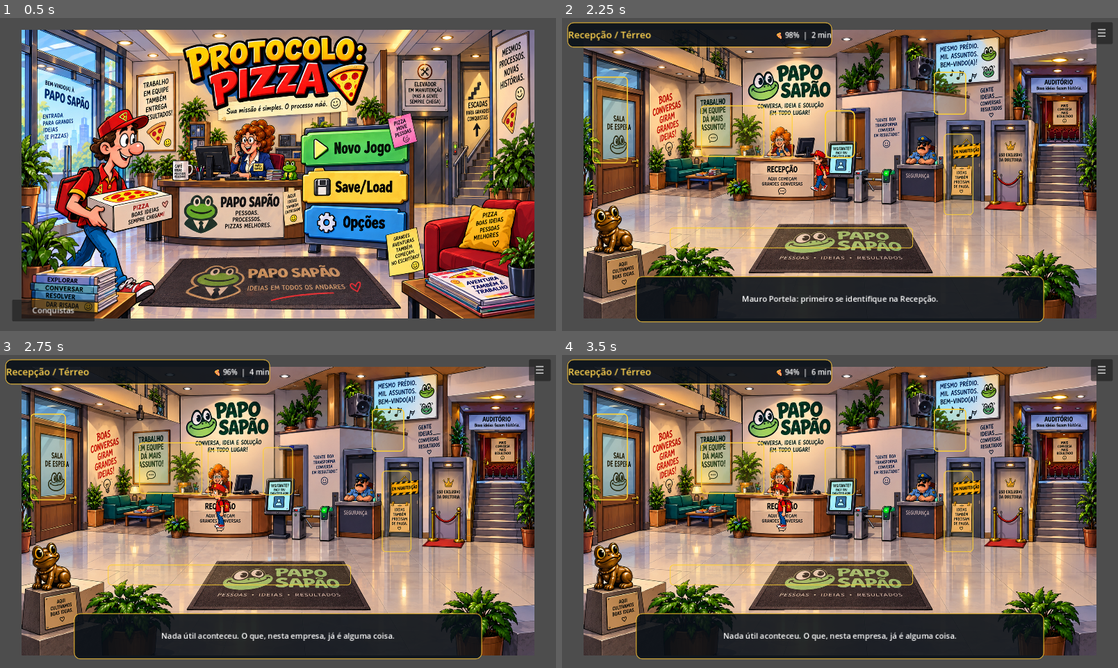
Above: before the commit, frames 1-4 (two rows, left to right).
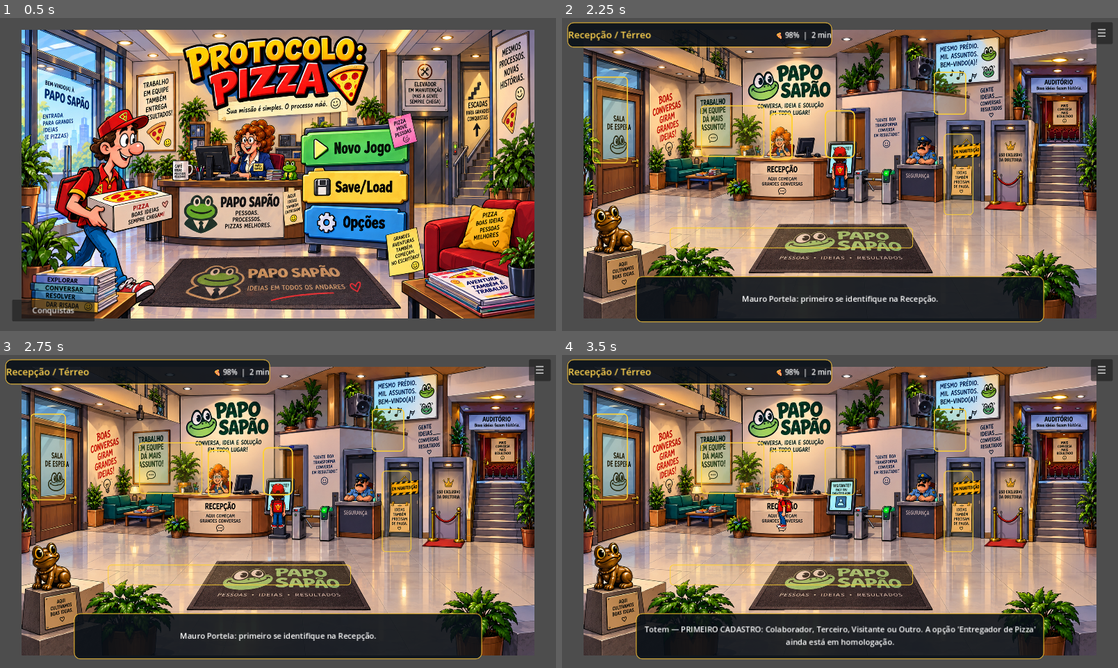
Above: after the commit, the same moments.

Repository: washincofer/protocolo-pizza
Game: Godot game, scene res://scenes/Main.tscn
Same seed, same stepped clock (60 frames per second), same inputs: the game is played once before the commit and once after it.
Inputs (mouse positions are in pixels of both pictures, inside the frame that each line leads up to):
- Up to frame 1 (0.5 s): no input
- Up to frame 2 (2.25 s): click (917, 146) at 0.5 s; click (834, 121) at 1.27 s; click (834, 149) at 2.02 s
- Up to frame 3 (2.75 s): no input
- Up to frame 4 (3.5 s): click (778, 473) at 2.77 s

Frame 1 is identical in both runs. In frame 2, 0.6% of the frame differs, in the area x 37-52%, y 30-56%; in frame 3, 1.3%; in frame 4, 1.6%, in the area x 14-86%, y 4-94%.
Error in both runs: Attempted to free a locked object (calling or emitting). (res://scripts/main.gd:21)

Commit message:
Integra Totem de Primeiro Cadastro na Recepção

Diff:
--- a/godot/scripts/subarea_manager.gd
+++ b/godot/scripts/subarea_manager.gd
@@ -89,6 +89,7 @@
 	"reception": {
 		"Balcão da Recepção": "dialogue_receptionist",
 		"Sofá de Espera": "reception_waiting_room",
+		"Totem Primeiro Cadastro": "reception_totem",
 		"Auditório": "reception_auditorium"
 	},
 	"innovation": {
@@ -165,6 +166,8 @@
 		var target := str(entries[tooltip])
 		if target == "dialogue_receptionist":
 			overlay.pressed.connect(_open_receptionist_dialogue)
+		elif target == "reception_totem":
+			overlay.pressed.connect(_open_reception_totem)
 		else:
 			overlay.pressed.connect(_enter_subarea.bind(target))
 		main.add_child(overlay)
@@ -308,6 +311,12 @@
 	if main != null and main.has_method("show_game"):
 		main.call_deferred("show_game")
 
+func _open_reception_totem() -> void:
+	if GameState.has_flag("identified"):
+		_feedback("Totem: cadastro localizado. Para alterar qualquer dado, abra um chamado. Prazo estimado: em breve.")
+	else:
+		_feedback("Totem — PRIMEIRO CADASTRO: Colaborador, Terceiro, Visitante ou Outro. A opção 'Entregador de Pizza' ainda está em homologação.")
+
 func _open_receptionist_dialogue() -> void:
 	if GameState.has_flag("identified"):
 		_feedback("Eliana Marli: já está identificado. Ronaldo Gilberto, Diretoria, último andar. E sim, o elevador continua parado.")
